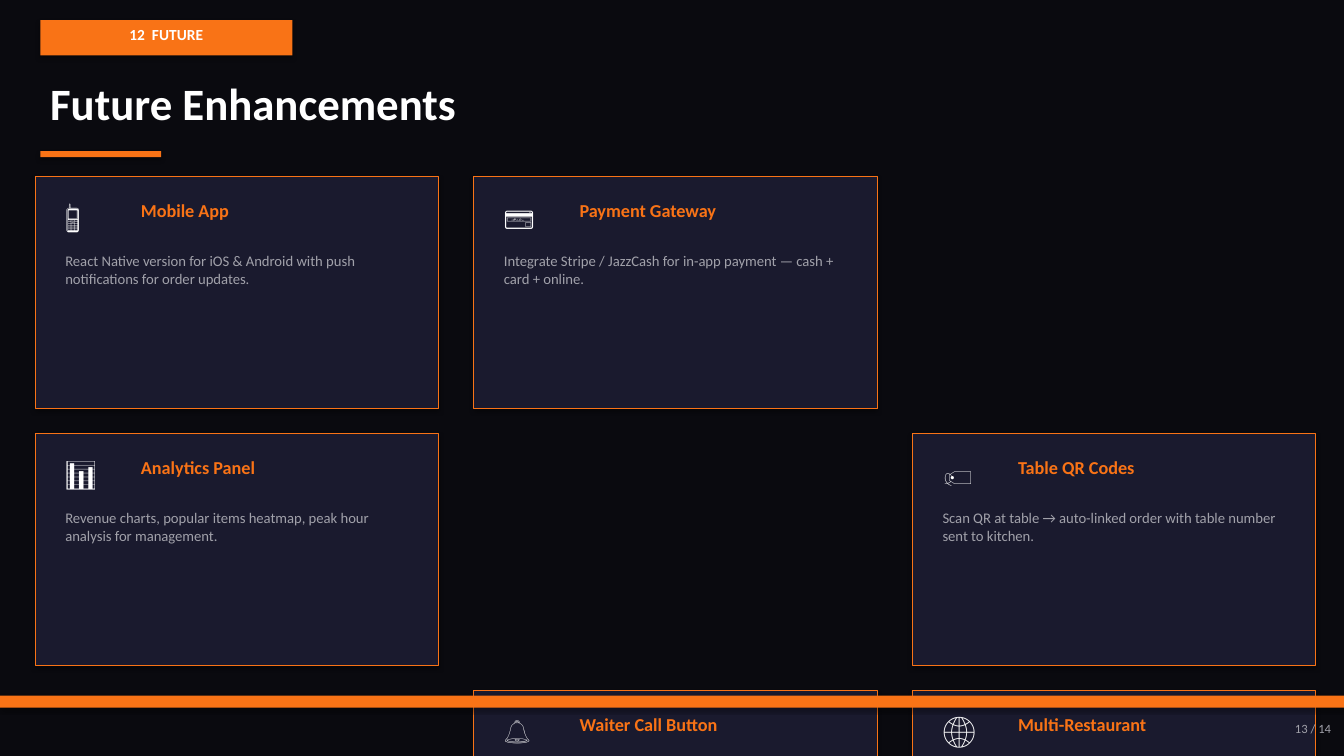
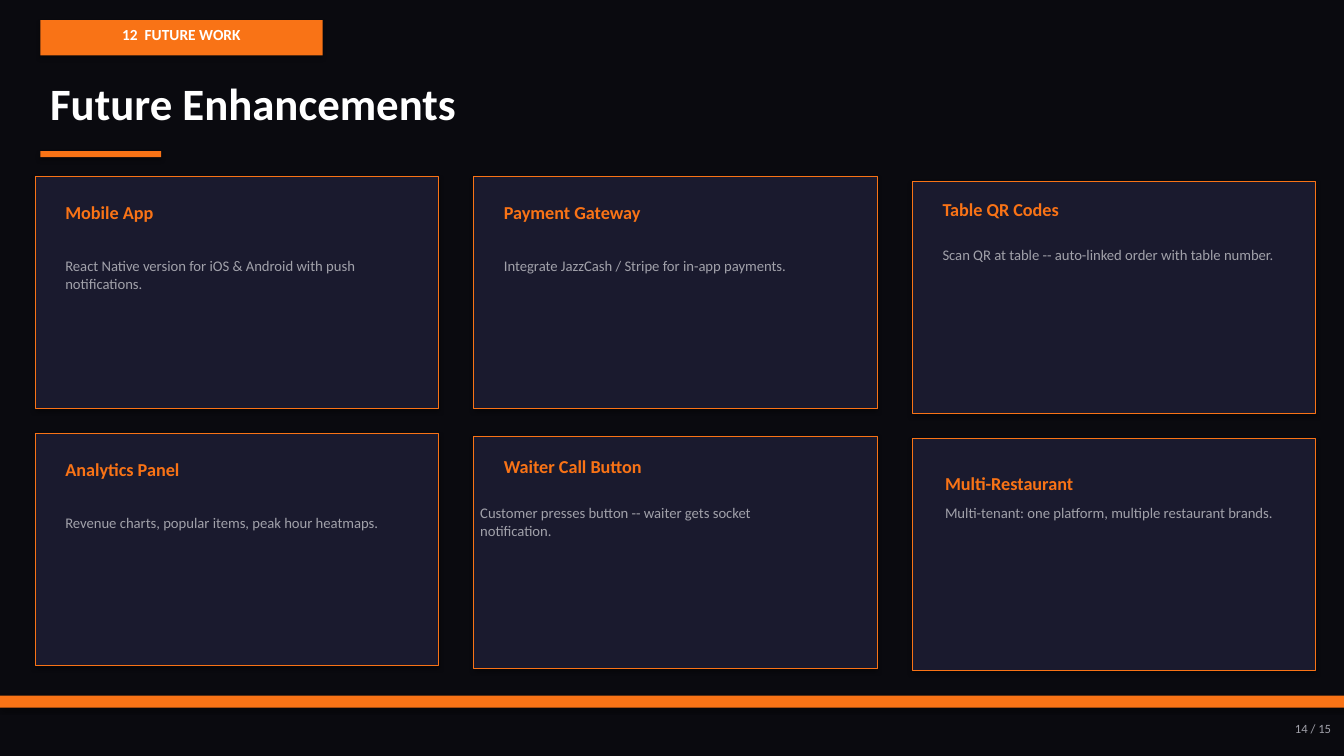
Before and after one commit to daniyalbettani/voice-restaurant-ai, a slide deck: slide 14 of VoiceBite_AI_Presentation.pptx (slide 13 before the commit). Drawn at 1344x756 pixels with LibreOffice and Linux fonts; fonts in the diff are those of the drawing. Boxes give left, top, right and bottom in pixels: in the first picture for what was removed or moved away, otherwise in the second. Text is boxed around its words. In the diff, an @@ line names an element or a change of style, - is before the commit and + after.

```diff
--- a/VoiceBite_AI_Presentation.pptx
+++ b/VoiceBite_AI_Presentation.pptx
@@ rectangle: place and size @@
-rectangle at <box>40,20,292,55</box>
+rectangle at <box>40,20,323,55</box>
@@ text at <box>122,30,240,40</box>: text changed @@
-12 FUTURE
+12 FUTURE WORK
@@ text "Mobile App": place and size @@
-text "Mobile App" at <box>141,204,229,220</box>
+text "Mobile App" at <box>65,206,154,222</box>
@@ text removed at <box>55,192,126,252</box> @@
-📱
@@ text "Payment Gateway": place and size @@
-text "Payment Gateway" at <box>580,205,716,220</box>
+text "Payment Gateway" at <box>504,207,640,222</box>
@@ text removed at <box>494,192,565,252</box> @@
-💳
@@ rectangle: place and size @@
-rectangle at <box>474,691,877,756</box>
+rectangle at <box>912,181,1316,413</box>
@@ text "Table QR Codes": place and size @@
-text "Table QR Codes" at <box>1018,461,1135,477</box>
+text "Table QR Codes" at <box>943,203,1059,219</box>
@@ text at <box>65,261,355,289</box>: text changed @@
-React Native version for iOS & Android with push notifications for order updates.
+React Native version for iOS & Android with push notifications.
@@ text at <box>504,261,786,274</box>: text changed @@
-Integrate Stripe / JazzCash for in-app payment — cash + card + online.
+Integrate JazzCash / Stripe for in-app payments.
@@ text at <box>943,250,1273,262</box>: text changed @@
-Scan QR at table → auto-linked order with table number sent to kitchen.
+Scan QR at table -- auto-linked order with table number.
@@ text removed at <box>55,449,126,509</box> @@
-📊
@@ rectangle: place and size @@
-rectangle at <box>912,691,1316,756</box>
+rectangle at <box>474,437,877,668</box>
@@ rectangle: place and size @@
-rectangle at <box>912,434,1316,665</box>
+rectangle at <box>912,439,1316,670</box>
@@ text removed at <box>933,449,1003,509</box> @@
-🏷️
@@ text "Analytics Panel": place and size @@
-text "Analytics Panel" at <box>141,461,255,477</box>
+text "Analytics Panel" at <box>65,463,180,479</box>
@@ text "Waiter Call Button": place and size @@
-text "Waiter Call Button" at <box>580,718,717,731</box>
+text "Waiter Call Button" at <box>504,460,642,473</box>
@@ text "Multi-Restaurant": place and size @@
-text "Multi-Restaurant" at <box>1018,718,1146,731</box>
+text "Multi-Restaurant" at <box>945,477,1073,490</box>
@@ text added at <box>480,508,751,536</box>, 10.5 pt, text #A1A1AA @@
+Customer presses button -- waiter gets socket notification.
@@ text added at <box>945,508,1272,521</box>, 10.5 pt, text #A1A1AA @@
+Multi-tenant: one platform, multiple restaurant brands.
@@ text at <box>65,518,378,531</box>: text changed @@
-Revenue charts, popular items heatmap, peak hour analysis for management.
+Revenue charts, popular items, peak hour heatmaps.
@@ text removed at <box>494,706,565,756</box> @@
-🔔
@@ text removed at <box>933,706,1003,756</box> @@
-🌐
@@ text at <box>1295,725,1331,733</box>: text changed @@
-13 / 14
+14 / 15
```
Also in this commit, not shown: 11 other slides changed, 3 slides added, 2 slides removed, 3 other files.
